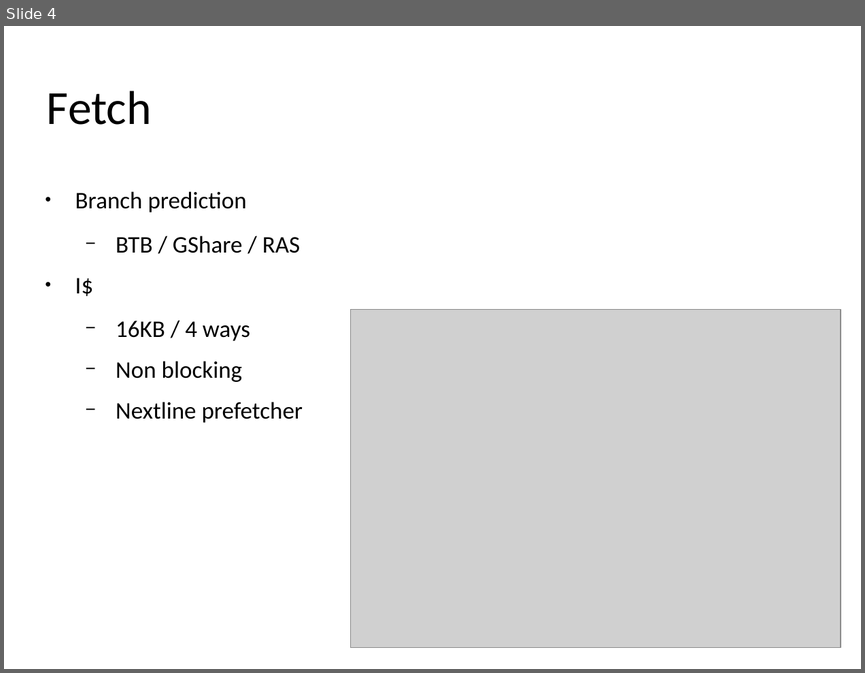
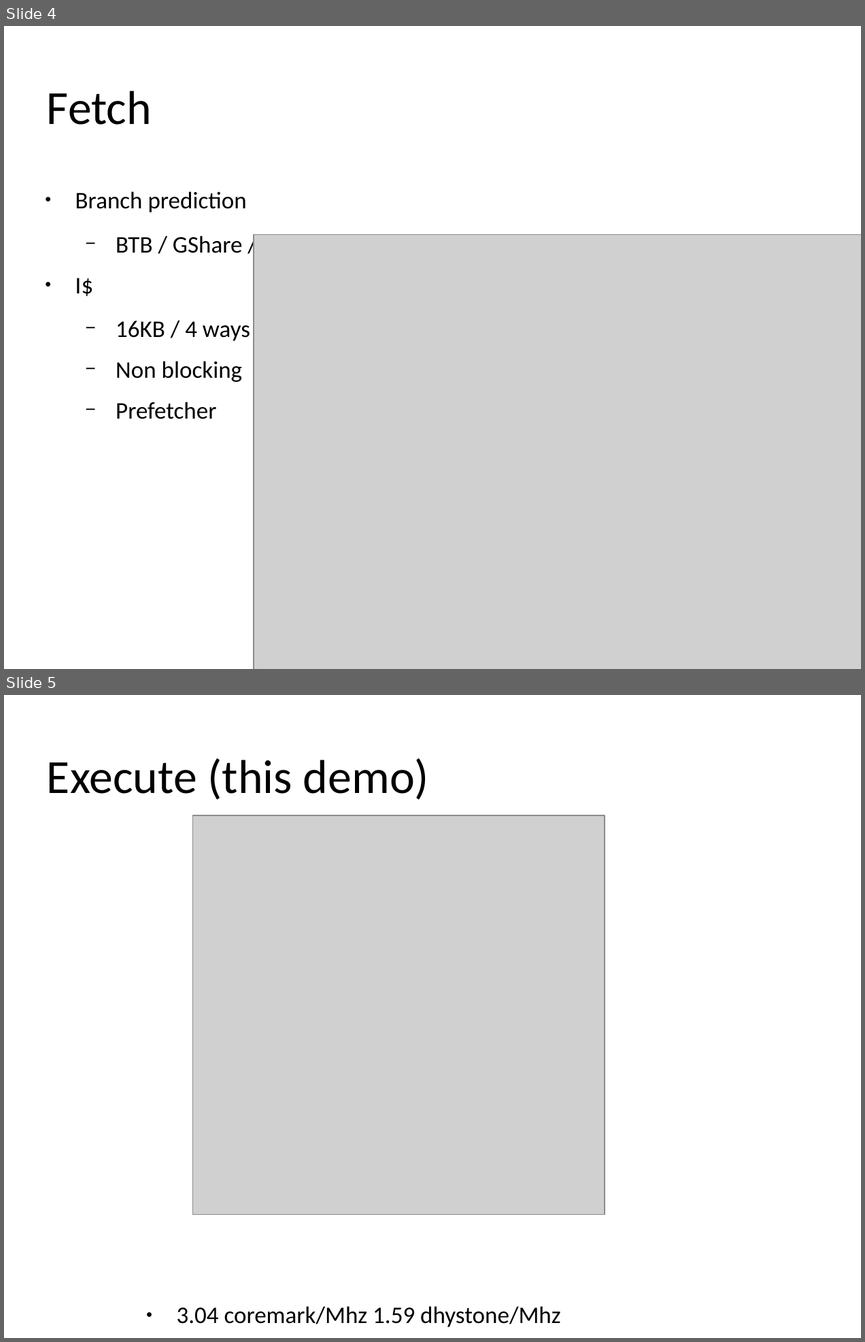
Before and after one commit to SpinalHDL/SpinalDoc, a slide deck: presentation/en/riscv_sc_2024/riscv_sc_2024.odp. Shown one above the other, each under a label of ours: slide 4 before the commit, slides 4 and 5 after it. The pictures are 865x673 and 865x1342 pixels, drawn with LibreOffice and Linux fonts; fonts in the diff are those of the drawing; grey boxes stand for pictures. Boxes give left, top, right and bottom in pixels: in the first picture for what was removed or moved away, otherwise in the second. Text is boxed around its words. In the diff, an @@ line names an element or a change of style, - is before the commit and + after.

```diff
--- a/presentation/en/riscv_sc_2024/riscv_sc_2024.odp
+++ b/presentation/en/riscv_sc_2024/riscv_sc_2024.odp
@@ slide 5 added at box(4, 695, 861, 1338), background #FFFFFF @@
@@ title added at box(47, 758, 429, 800), 39.9 pt, text #000000 @@
+Execute (this demo)
@@ picture added at box(192, 816, 604, 1215) @@
@@ text added at box(177, 1306, 561, 1327), 20 pt, text #000000 @@
+● 3.04 coremark/Mhz 1.59 dhystone/Mhz
@@ slide 4 changed as well @@
@@ picture: place and size @@
-picture at box(351, 310, 841, 648)
+picture at box(254, 234, 861, 669)
@@ text at box(116, 401, 216, 419): text changed @@
-  − Nextline prefetcher
+  − Prefetcher
```
Also in this commit, not shown: 7 other slides changed, 3 other slides added, 1 slide removed.
